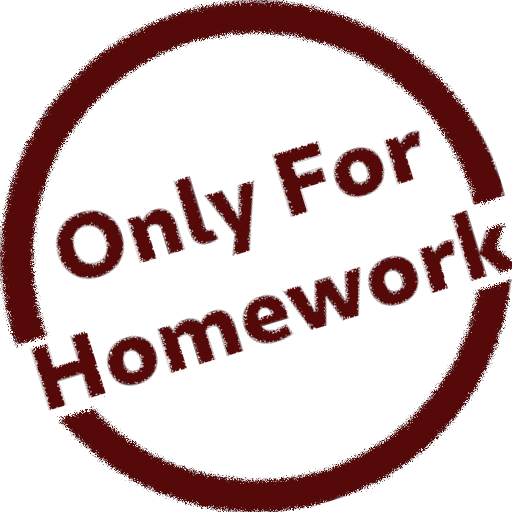
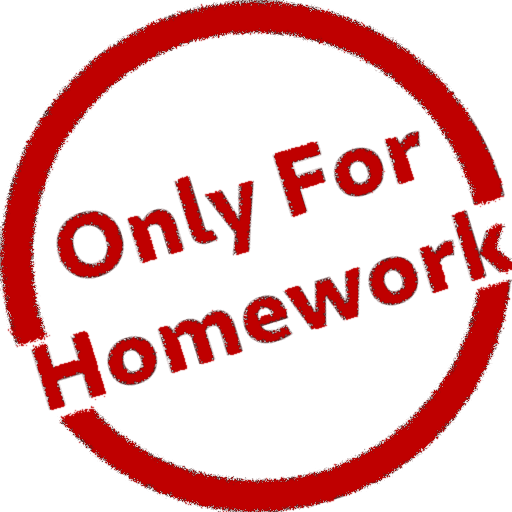
Layered file, before and after one edit (512×512). Changes by layer:
painted on "OK" over <box>0,0,512,512</box>
